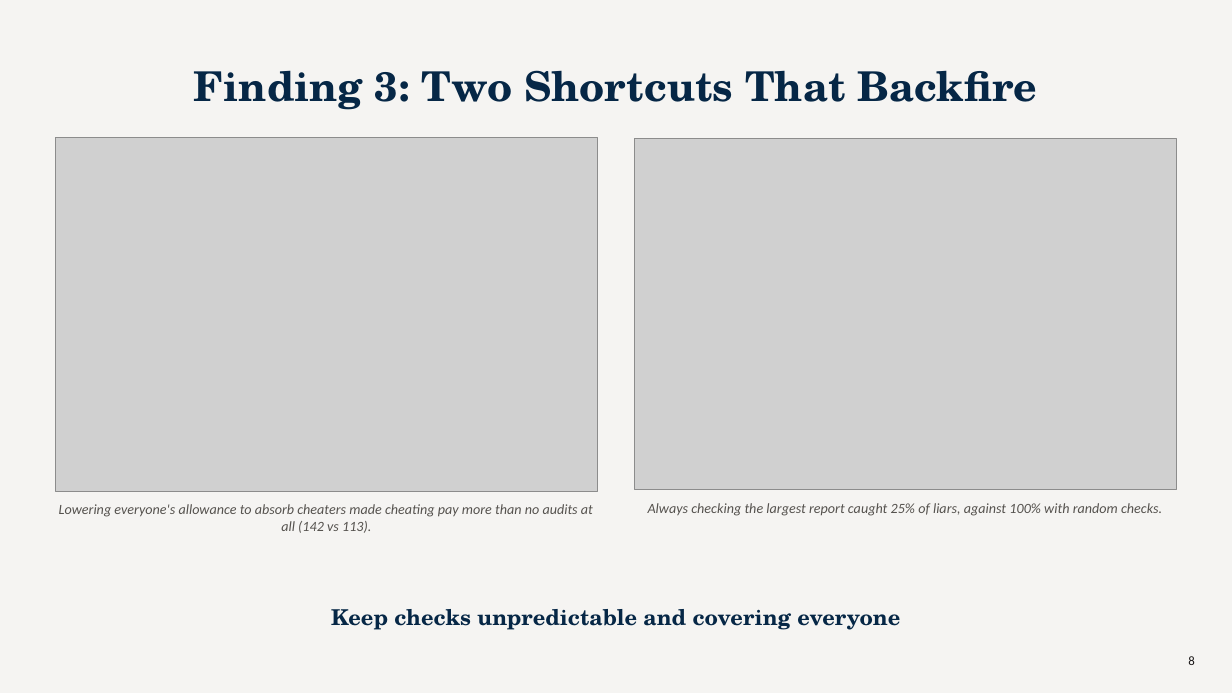
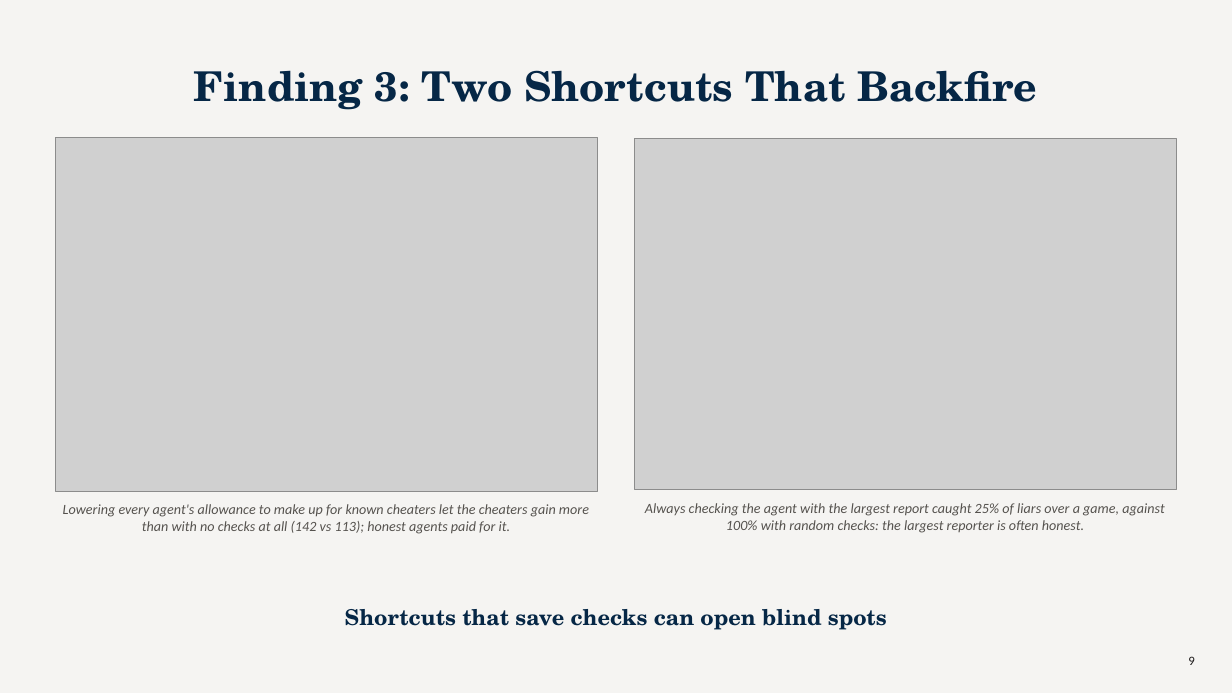
Before and after one commit to TallowCatch/invasion-commons, a slide deck: slide 9 of notes/slides/2026-10-13_phd_catchup/phd_catchup_2026-10-13.pptx (slide 8 before the commit). Drawn at 1232x693 pixels with LibreOffice and Linux fonts; fonts in the diff are those of the drawing; grey boxes stand for pictures. Boxes give left, top, right and bottom in pixels: in the first picture for what was removed or moved away, otherwise in the second. Text is boxed around its words. In the diff, an @@ line names an element or a change of style, - is before the commit and + after.

```diff
--- a/notes/slides/2026-10-13_phd_catchup/phd_catchup_2026-10-13.pptx
+++ b/notes/slides/2026-10-13_phd_catchup/phd_catchup_2026-10-13.pptx
@@ text at bbox=[63, 504, 589, 534]: text changed @@
-Lowering everyone's allowance to absorb cheaters made cheating pay more than no audits at all (142 vs 113).
+Lowering every agent's allowance to make up for known cheaters let the cheaters gain more than with no checks at all (142 vs 113); honest agents paid for it.
@@ text at bbox=[645, 503, 1164, 533]: text changed @@
-Always checking the largest report caught 25% of liars, against 100% with random checks.
+Always checking the agent with the largest report caught 25% of liars over a game, against 100% with random checks: the largest reporter is often honest.
@@ text at bbox=[345, 609, 887, 630]: text changed @@
-Keep checks unpredictable and covering everyone
+Shortcuts that save checks can open blind spots
@@ text at bbox=[1188, 656, 1194, 665]: text changed @@
-8
+9
```
Also in this commit, not shown: 7 other slides changed, 7 slides added, 6 slides removed, 2 other files.
